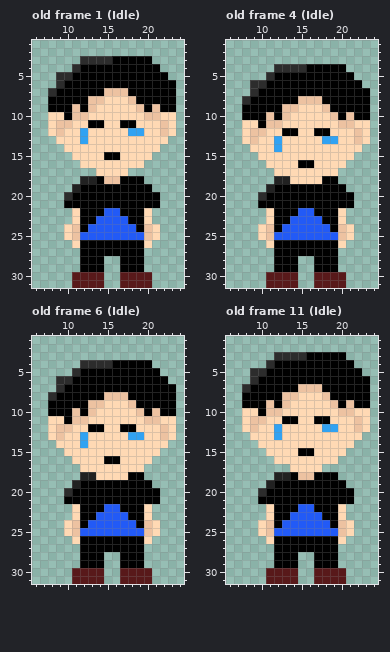
One commit to this pixel-art file: assets/sprites/animations/chars/player.aseprite. This is how it looked before the edit.
32x32 pixels, 12 frames. Shown: old frame 1 (Idle): x 6..24, y 1..31; old frame 4 (Idle): x 6..24, y 1..31; old frame 6 (Idle): x 6..24, y 1..31; old frame 11 (Idle): x 6..24, y 1..31. The commit also changed other frames, which this record leaves out.
And afterwards:
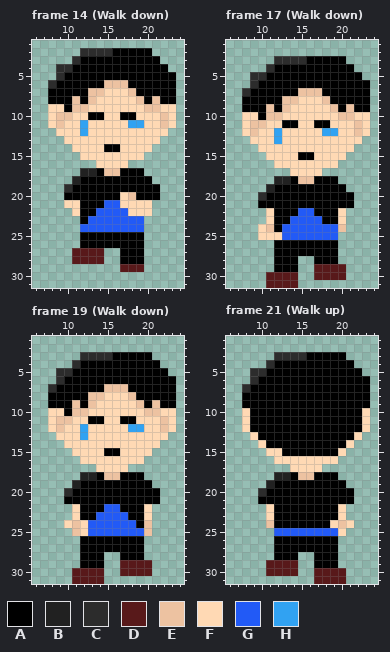
Palette (. is transparent): A #000000  B #212121  C #2c2c2c  D #58191a  E #edc2a1  F #ffd9b4  G #225af6  H #31a2f2
A new or re-ordered frame is compared with the old frame closest to it.
Difference:
frames 12 -> 44
Frame 14 (Walk down) is new; against old frame 1 (Idle), layers "Player head", "player body":
y 2: x 12..20 ......... -> CCCCAAAAA
y 3: x 11..15 .CCCC -> CAAAA; x 21 . -> A
y 4: x 9..11 ..C -> CCA; x 22 . -> A
y 5: x 10 C -> A; x 23 . -> A
y 6: x 8..9 .C -> CA; x 15..17 AAA -> EEE
y 7: x 8 C -> A; x 13..18 AAEEEA -> EEFFFE
y 8: x 11 A -> E; x 14 E -> F; x 18..19 EA -> FE; x 21 A -> E
y 9: x 8..9 AA -> FF; x 12..13 AE -> EF; x 19..20 EA -> FE; x 22..23 AA -> FF
y 10: x 9..14 FAEEFF -> EEFFAA; x 17..18 FF -> AA; x 20..22 EEF -> FFE
y 11: x 10 E -> F; x 12..14 FAA -> HFF; x 17..19 AAF -> FHH
y 12: x 8..9 FE -> .F; x 18..19 HH -> FF; x 22..23 EF -> F.
y 13: x 9 F -> .; x 12 H -> F; x 22 F -> .
y 14: x 10 F -> .; x 15..16 FF -> AA; x 21 F -> .
y 15: x 11 F -> .; x 15..16 AA -> FF; x 20 F -> .
y 16: x 12..13 FF -> ..; x 18..19 FF -> ..
y 17: x 12..19 ..FFFF.. -> BBAEEAAA
y 18: x 11..13 .BB -> BAA; x 15..16 EE -> AA; x 20 . -> A
y 19: x 10..11 .B -> CA; x 21 . -> A
y 20: x 10 C -> A; x 17..18 AA -> FE
y 21: x 10..11 AA -> FF; x 15..21 AAAAAAA -> GGFFFF.
y 22: x 14 A -> G; x 17..19 AAA -> GFF
y 23: x 11 F -> .; x 13 A -> G; x 18..20 AAF -> GG.
y 24: x 10..12 FEA -> ..G; x 19..21 AEF -> G..
y 25: x 10..21 FEGGGGGGGGEF -> ..AAAAAAAA..
y 26: x 11 F -> .; x 20 F -> .
y 27: x 11..16 .AAAAA -> DDDD..
y 28: x 11..14 .AAA -> DDDD
y 29: x 12..14 AAA -> ...; x 17..19 AAA -> DDD
y 30..31: x 11..14 DDDD -> ....; x 17..20 DDDD -> ....
Frame 17 (Walk down) against old frame 4 (Idle), layers "Player head", "player body":
y 3: x 12..20 ......... -> CCCCAAAAA
y 4: x 11..15 .CCCC -> CAAAA; x 21 . -> A
y 5: x 9..11 ..C -> CCA; x 22 . -> A
y 6: x 10 C -> A; x 23 . -> A
y 7: x 8..9 .C -> CA; x 15..17 AAA -> EEE
y 8: x 8 C -> A; x 13..18 AAEEEA -> EEFFFE
y 9: x 11 A -> E; x 14 E -> F; x 18..19 EA -> FE; x 21 A -> E
y 10: x 8..9 AA -> FF; x 12..13 AE -> EF; x 19..20 EA -> FE; x 22..23 AA -> FF
y 11: x 9..14 FAEEFF -> EEFFAA; x 17..18 FF -> AA; x 20..22 EEF -> FFE
y 12: x 10 E -> F; x 12..14 FAA -> HFF; x 17..19 AAF -> FHH
y 13: x 8..9 FE -> .F; x 18..19 HH -> FF; x 22..23 EF -> F.
y 14: x 9 F -> .; x 12 H -> F; x 22 F -> .
y 15: x 10 F -> .; x 15..16 FF -> AA; x 21 F -> .
y 16: x 11 F -> .; x 15..16 AA -> FF; x 20 F -> .
y 17: x 12..13 FF -> ..; x 18..19 FF -> ..
y 18: x 14..17 FFFF -> AEEA
y 24: x 19 A -> G; x 21 F -> .
y 25: x 11..12 EG -> FF; x 20..21 EF -> ..
y 26: x 11 F -> .; x 20 F -> .
y 29: x 17..20 AAA. -> DDDD
y 31: x 17..20 DDDD -> ....
Frame 19 (Walk down) against old frame 6 (Idle), layers "Player head", "player body":
y 3: x 12..20 ......... -> CCCCAAAAA
y 4: x 11..15 .CCCC -> CAAAA; x 21 . -> A
y 5: x 9..11 ..C -> CCA; x 22 . -> A
y 6: x 10 C -> A; x 23 . -> A
y 7: x 8..9 .C -> CA; x 15..17 AAA -> EEE
y 8: x 8 C -> A; x 13..18 AAEEEA -> EEFFFE
y 9: x 11 A -> E; x 14 E -> F; x 18..19 EA -> FE; x 21 A -> E
y 10: x 8..9 AA -> FF; x 12..13 AE -> EF; x 19..20 EA -> FE; x 22..23 AA -> FF
y 11: x 9..14 FAEEFF -> EEFFAA; x 17..18 FF -> AA; x 20..22 EEF -> FFE
y 12: x 10 E -> F; x 12..14 FAA -> HFF; x 17..19 AAF -> FHH
y 13: x 8..9 FE -> .F; x 18..19 HH -> FF; x 22..23 EF -> F.
y 14: x 9 F -> .; x 12 H -> F; x 22 F -> .
y 15: x 10 F -> .; x 15..16 FF -> AA; x 21 F -> .
y 16: x 11 F -> .; x 15..16 AA -> FF; x 20 F -> .
y 17: x 12..13 FF -> ..; x 18..19 FF -> ..
y 18: x 14..17 FFFF -> AEEA
y 24: x 12 A -> F; x 21 F -> .
y 25: x 10 F -> .; x 12 G -> F; x 21 F -> .
y 26: x 11 F -> .; x 20 F -> .
y 29: x 17..20 AAA. -> DDDD
y 31: x 17..20 DDDD -> ....
Frame 21 (Walk up) against old frame 11 (Idle), layers "Player head", "player body":
y 7: x 15..17 EEE -> AAA
y 8: x 13..18 EEFFFE -> AAAAAA
y 9: x 11 E -> A; x 13..19 EFFFFFE -> AAAAAAA; x 21 E -> A
y 10: x 9 F -> A; x 11..22 EEFFFFFFFEEF -> AAAAAAAAAAAA
y 11: x 9..12 EEFF -> AAAA; x 15..16 FF -> AA; x 19..22 FFFE -> AAAA
y 12: x 9..22 EFFHFFFFFHHFFE -> AAAAAAAAAAAAAA
y 13: x 10..21 FFHFFFFFFFFF -> AAAAAAAAAAAA
y 14: x 11..20 FFFFFFFFFF -> AAAAAAAAAA
y 15: x 13..14 FF -> AA; x 17..19 FFF -> AAA
y 22: x 15..16 GG -> AA
y 23: x 14..17 GGGG -> AAAA
y 24: x 10 F -> .; x 13..19 GGGGGGA -> AAAAAAF
y 25: x 10..11 FE -> ..; x 20..21 EF -> F.
y 26: x 11 F -> .; x 20 F -> .
y 29: x 11..14 .AAA -> DDDD
y 31: x 11..14 DDDD -> ....
Where, in picture pixels (left, top, right, bottom), the same in both pictures:
changed: (48, 48, 176, 288)
changed: (242, 56, 370, 184)
changed: (266, 224, 354, 288)
changed: (48, 352, 176, 480)
changed: (64, 520, 160, 584)
changed: (250, 384, 362, 456)
changed: (258, 504, 354, 584)
